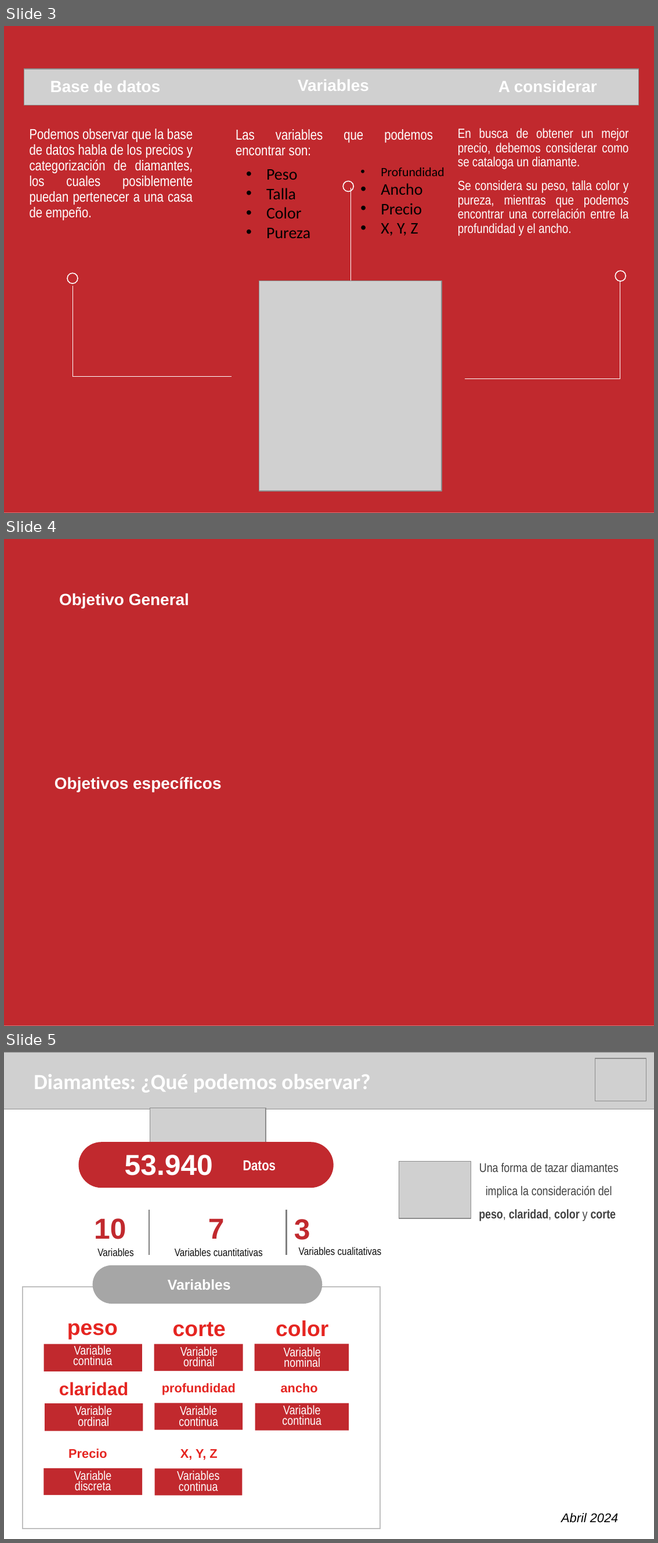
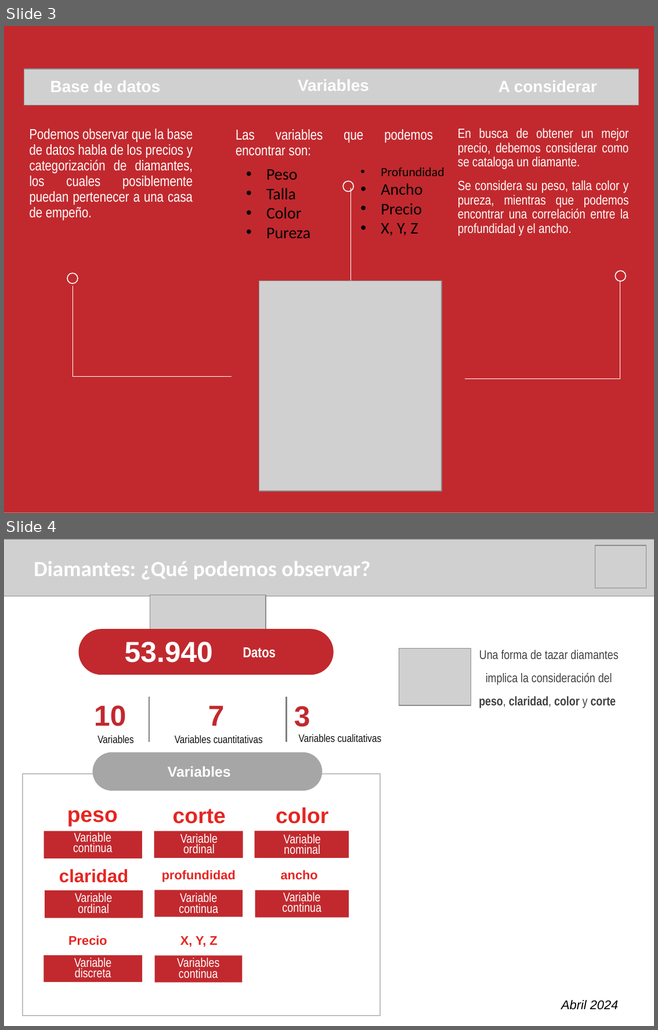
Before and after one commit to IgnGGA/grupo9, a slide deck: presentacionMineriaDeDatos.pptx. Shown one above the other, each under a label of ours: slides 3, 4 and 5 before the commit, slides 3 and 4 after it. The pictures are 658x1543 and 658x1030 pixels, drawn with LibreOffice and Linux fonts; fonts in the diff are those of the drawing; grey boxes stand for pictures. Boxes give left, top, right and bottom in pixels: in the first picture for what was removed or moved away, otherwise in the second. Text is boxed around its words. In the diff, an @@ line names an element or a change of style, - is before the commit and + after.

```diff
--- a/presentacionMineriaDeDatos.pptx
+++ b/presentacionMineriaDeDatos.pptx
@@ slide 4 removed at (x1=4, y1=539, x2=654, y2=1026), background #FFFFFF @@
@@ rectangle removed at (x1=4, y1=539, x2=654, y2=1026) @@
@@ text removed at (x1=59, y1=593, x2=189, y2=608) @@
-Objetivo General
@@ text removed at (x1=54, y1=777, x2=221, y2=792) @@
-Objetivos específicos
@@ what was slide 5 is now slide 4 @@
```
Also in this commit, not shown: 2 slides changed, 1 other file.
